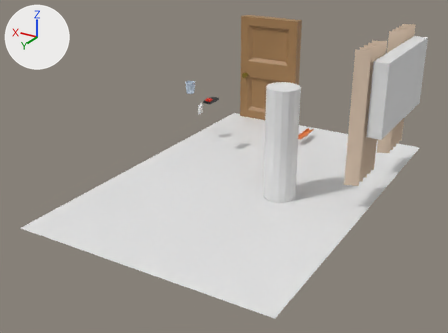
One commit to the Blender file Models/bedroom.blend: the scene before it, then after it.
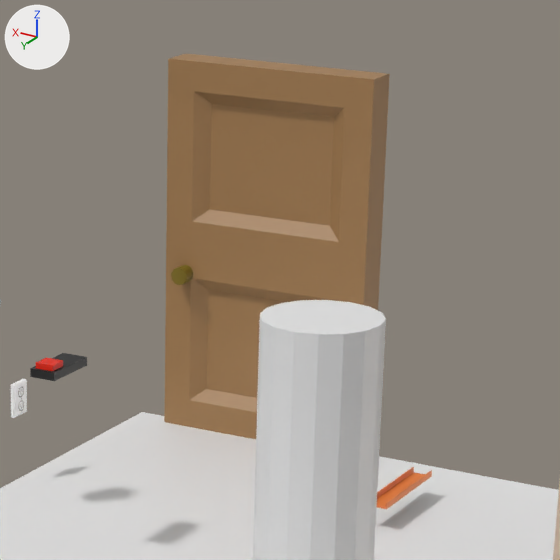
Each version is shown whole from a camera (50 mm lens) standing at (-4.42, 8.13, 4.24) and looking at (0.18, 0.45, 0.41), then close up on the part from 44% to 78% of the width and 0% to 46% of the height. The axes (+X, +Y, +Z) are drawn at upper left. The lights are the same throughout.

Names of what the first close-up shows: 'Cube.004', 'door', 'floor', 'human-scale', 'remote'.
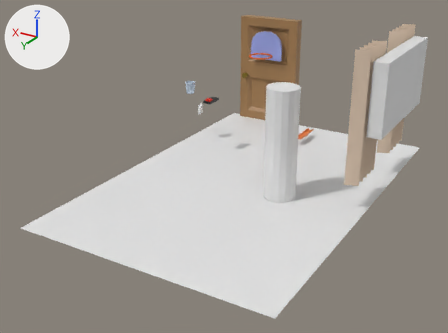
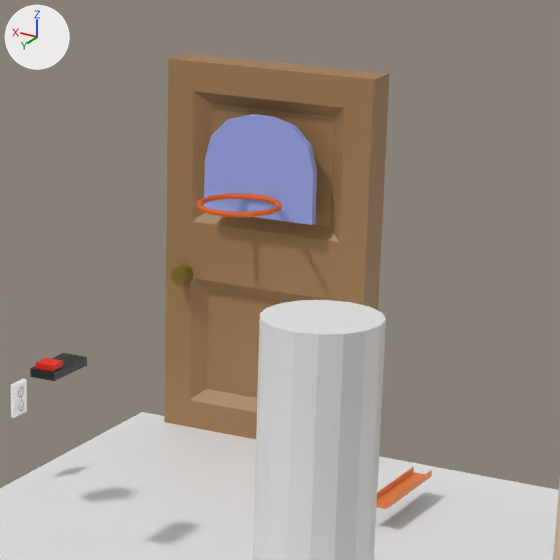
Edits to the bpy script that builds the scene:
```text
Add mat_rim:
    mat_rim = principled_material('rim')
    mat_rim.base_color = (0.802, 0.118, 0.0)  # orange #e76000
Add mat_material:
    mat_material = principled_material('Material')
    mat_material.base_color = (0.333, 0.387, 0.8)  # blue #9ca7e7
Add me_cube_010:
    me_cube_010.from_pydata(...)  # 116 vertices, 108 faces; spans x -0.331..0.331, y -0.023..0.463, z -0.274..0.274
    # faces by material slot: [96, 12]
    me_cube_010.materials.append(mat_rim)  # orange #e76000
    me_cube_010.materials.append(mat_material)  # blue #9ca7e7
Add ob_cube:
    ob_cube = bpy.data.objects.new('Cube', me_cube_010)
    ob_cube.location = (1.173, -2.834, 1.585)
```

Changed parts and their boxes [x1, y1, x2, y2] in the close-ups (560 x 560 px):
'Cube', added (blue)
    after: [197, 114, 317, 225]
    faces in mat_material (blue #9ca7e7): [204, 114, 317, 225]
    faces in mat_rim (orange #e76000): [197, 194, 282, 217]
